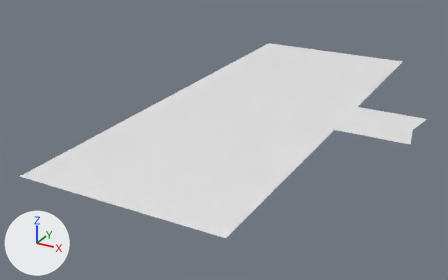
Renders of the FBX model Project Casanova/Assets/Chloe's Stuff/Mesh/Guard Room/Guard station ceiling.fbx from each side of a commit.
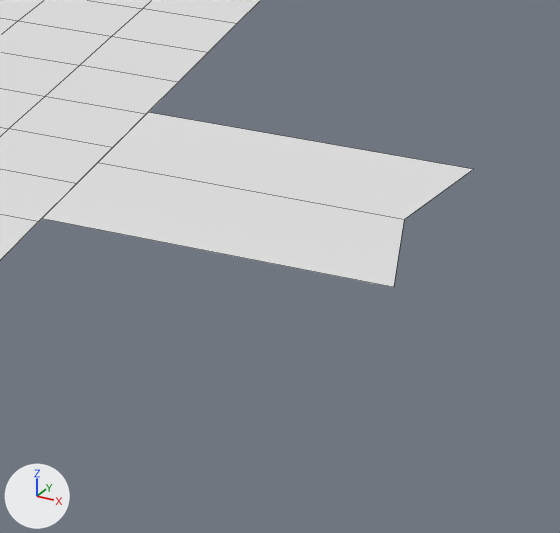
Each version is shown whole from a 50 mm camera at (-20.11, -47.53, 26.69) aimed at (-43.73, -4.58, 5.22), then close up on the part from 73% to 100% of the width and 30% to 71% of the height. Arrows for +X, +Y and +Z are at lower left; the lights stay in place. The close-ups show mesh edges as thin lines.

The first close-up shows 'Guard Ceiling'.
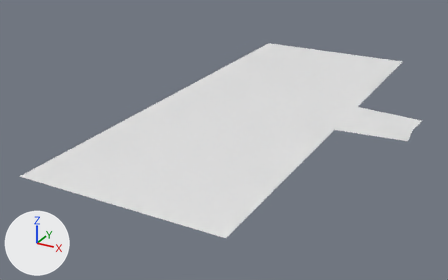
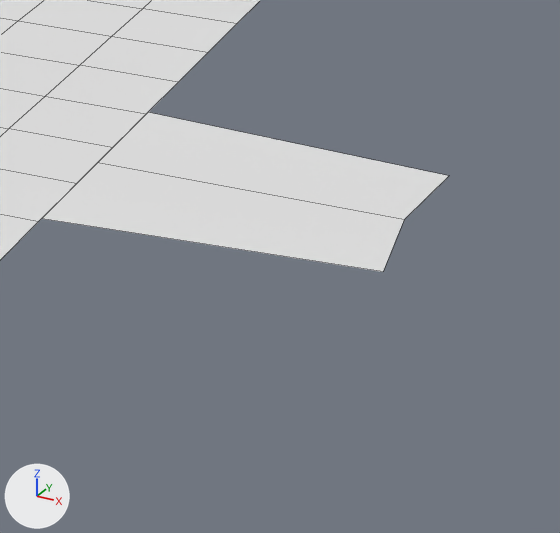
Location of each change, [x1, y1, x2, y2] in pixels of the close-ups (560 x 533 px; the box of a moved part takes in the faces that stretch with it):
```json
{"object": "Guard Ceiling", "change": "reshaped", "before": [0, 0, 473, 287], "after": [0, 0, 449, 272]}
{"part": 1, "of": "me_plane_016", "change": "moved or reshaped", "before": [42, 112, 473, 287], "after": [42, 112, 449, 272]}
```

Scene script edits in JSON lines:
```json
{"block": "me_plane_016", "where": "me_plane_016.from_pydata(...)  # 195 vertices, 162 faces; spans x -50.5..-28.5, y -21.1..18.9, z 7.4"}
{"block": "me_plane_016", "where": "# used by ob_guard_ceiling; location = (0.0, 0.0, 0.0)"}
{"block": "me_plane_016", "change": "me_plane_016 part 1"}
{"op": "set", "path": "me_plane_016.vertices[189].co", "old": "(-28.5, 3.0, 7.4)", "new": "(-28.8, 2.4, 7.4)", "note": "pixel (473, 169) -> pixel (449, 175)"}
{"op": "set", "path": "me_plane_016.vertices[191].co", "old": "(-28.5, -3.0, 7.4)", "new": "(-28.8, -2.4, 7.4)", "note": "pixel (393, 287) -> pixel (383, 271)"}
```
